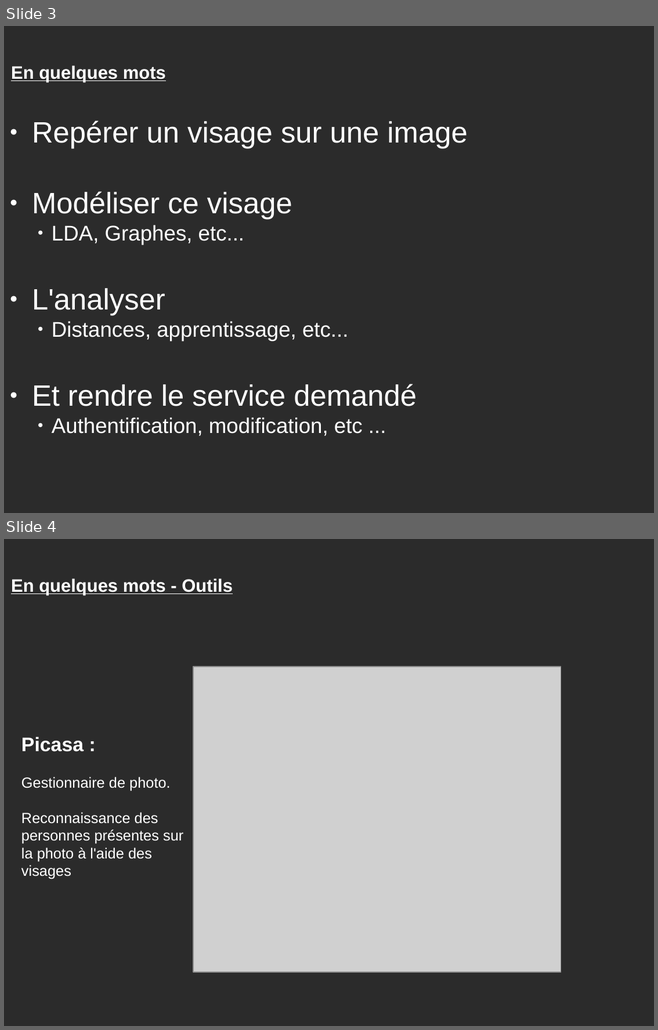
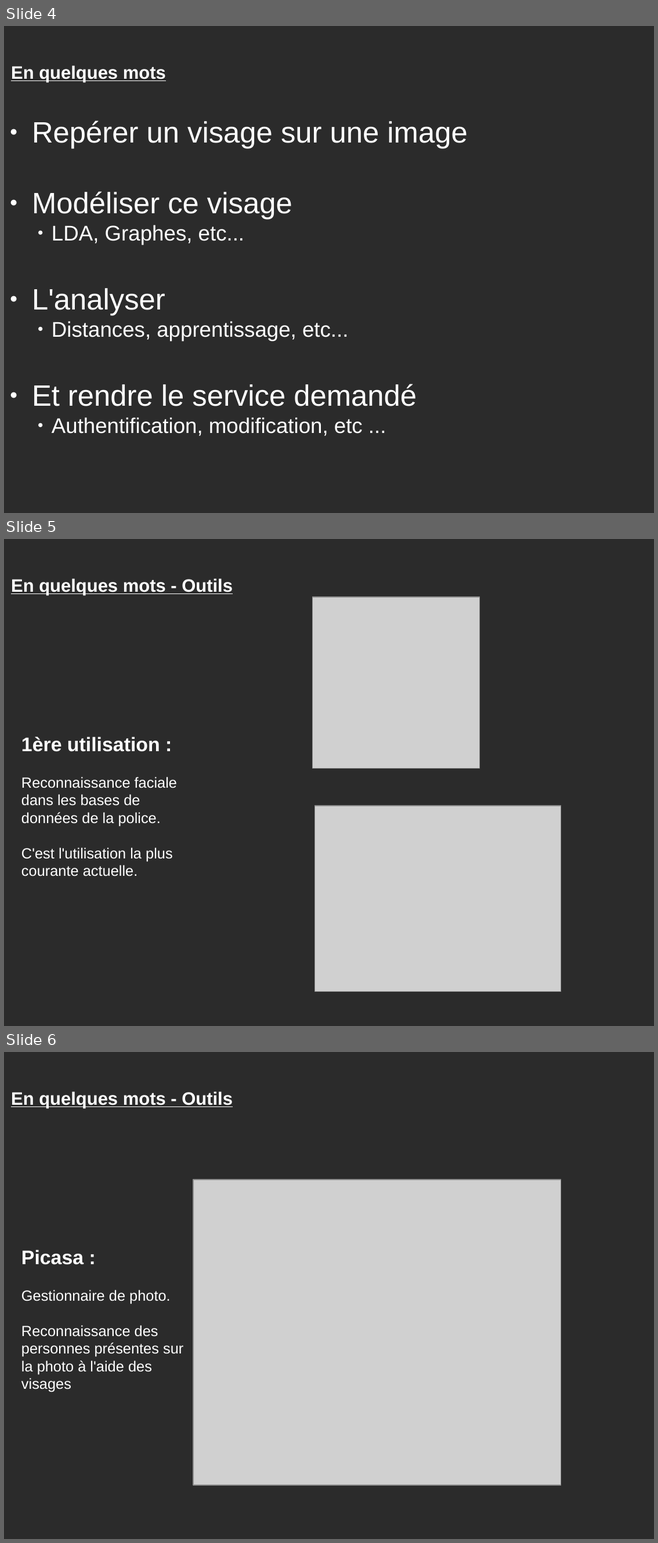
Before and after one commit to oplazzi/mandrin-facial-recognition, a slide deck: presentation/cerri.odp. Shown one above the other, each under a label of ours: slides 3 and 4 before the commit, slides 4, 5 and 6 after it. The pictures are 658x1030 and 658x1543 pixels, drawn with LibreOffice and Linux fonts; fonts in the diff are those of the drawing; grey boxes stand for pictures; background and template pictures are left out; a plain dark background stands for a picture behind light text. Boxes give left, top, right and bottom in pixels: in the first picture for what was removed or moved away, otherwise in the second. Text is boxed around its words. In the diff, an @@ line names an element or a change of style, - is before the commit and + after.

```diff
--- a/presentation/cerri.odp
+++ b/presentation/cerri.odp
@@ slide 5 added at bbox=[4, 539, 654, 1026], background picture (left out) @@
@@ text added at bbox=[11, 578, 233, 595], 22 pt, text #FFFFFF, bold, underline @@
+En quelques mots - Outils
@@ picture added at bbox=[313, 597, 480, 768] @@
@@ text added at bbox=[21, 737, 177, 877], 18 pt, text #FFFFFF @@
+1ère utilisation :
+Reconnaissance faciale dans les bases de données de la police.
+C'est l'utilisation la plus courante actuelle.
@@ picture added at bbox=[315, 806, 561, 993] @@
@@ what was slide 3 is now slide 4 @@
@@ what was slide 4 is now slide 6 @@
```
Also in this commit, not shown: 5 other slides added.
